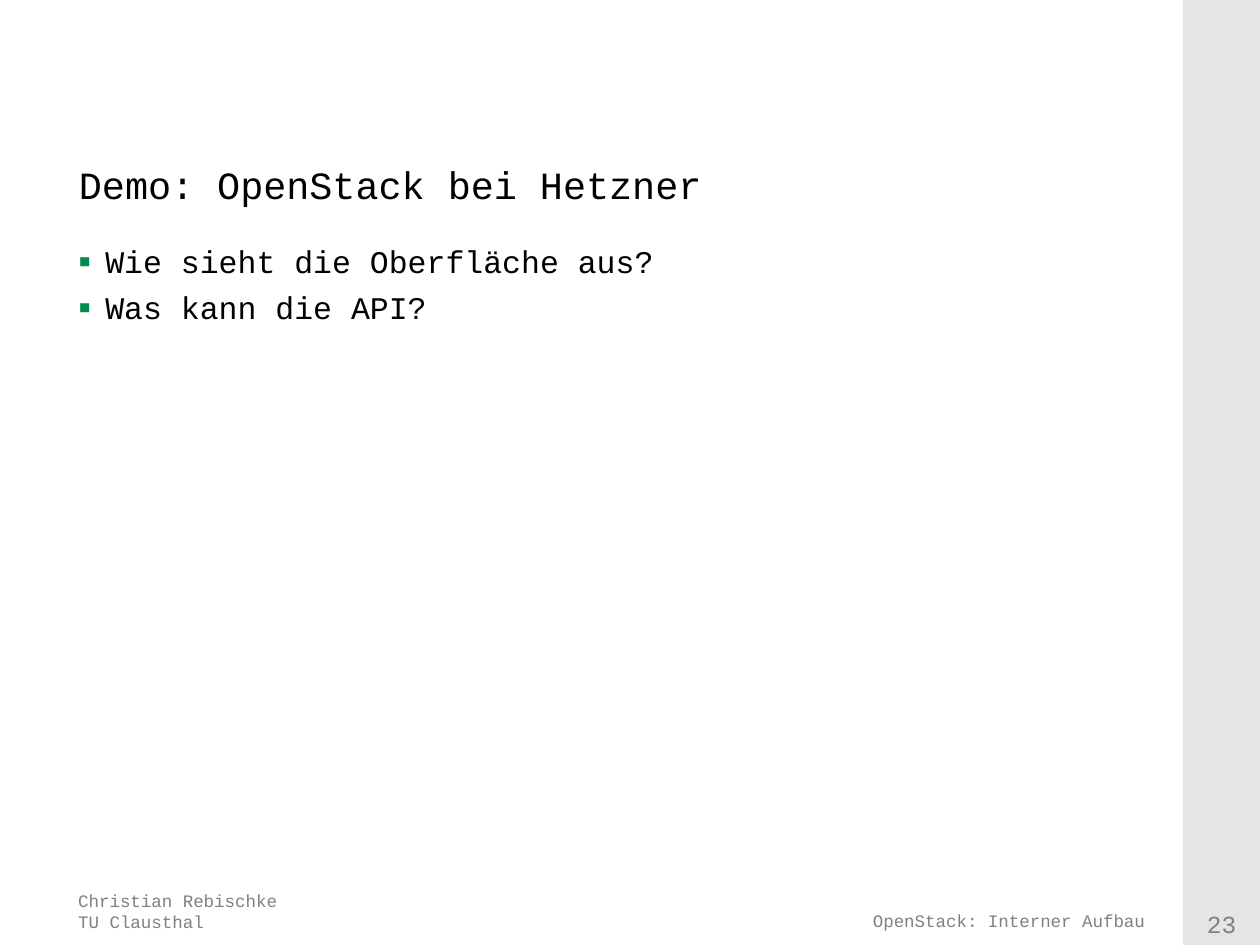
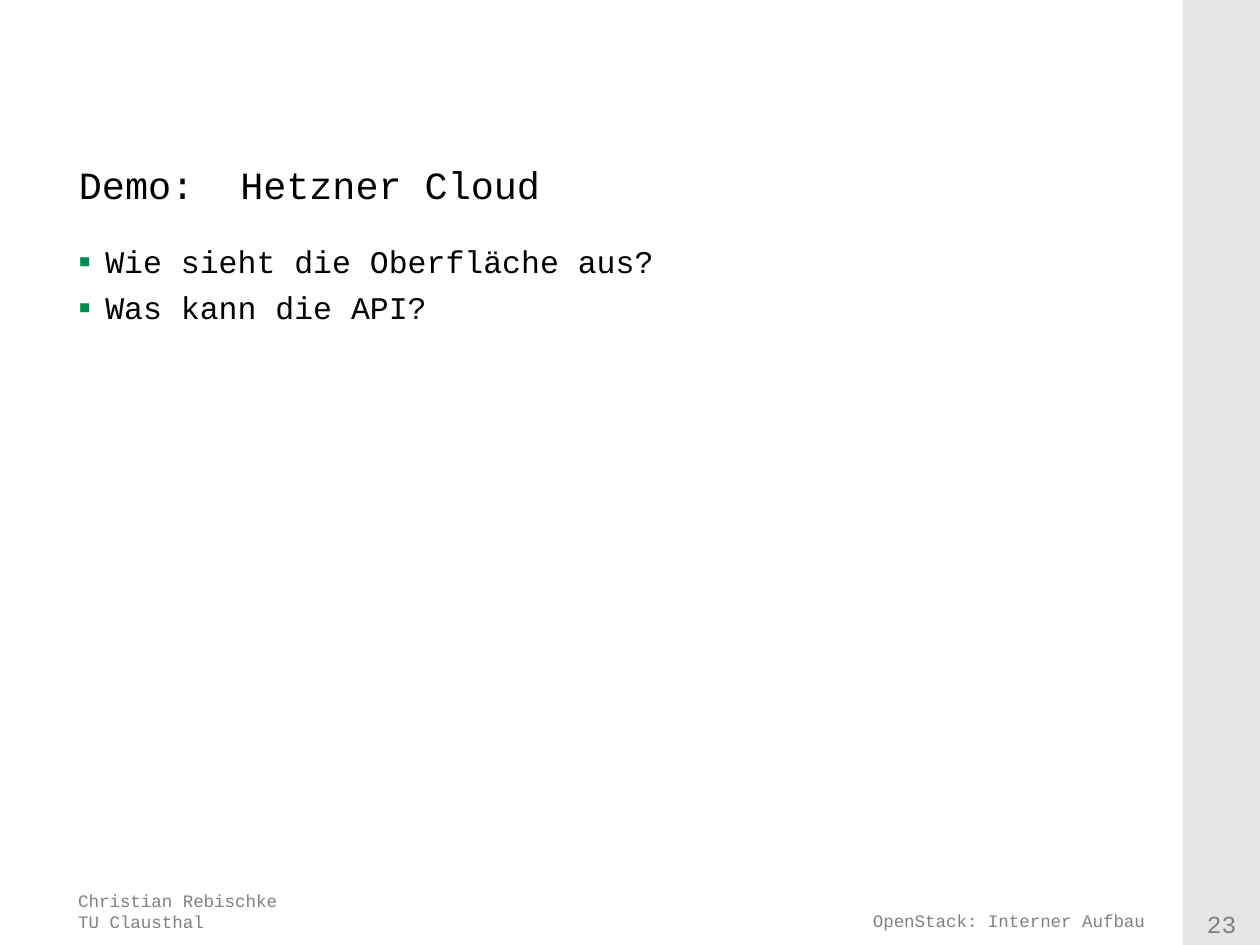
Before and after one commit to shibumi/openstack-project-paper, a slide deck: slide 23 of presentation/openstack.odp. Drawn at 1260x945 pixels with LibreOffice and Linux fonts; fonts in the diff are those of the drawing; background and template pictures are left out. Boxes give left, top, right and bottom in pixels: in the first picture for what was removed or moved away, otherwise in the second. Text is boxed around its words. In the diff, an @@ line names an element or a change of style, - is before the commit and + after.

Commit message:
removed hetzner as openstack demo

```diff
--- a/presentation/openstack.odp
+++ b/presentation/openstack.odp
@@ title at [79, 172, 540, 200]: text changed @@
-Demo: OpenStack bei Hetzner
+Demo: Hetzner Cloud
```
Also in this commit, not shown: 1 other slide changed.
